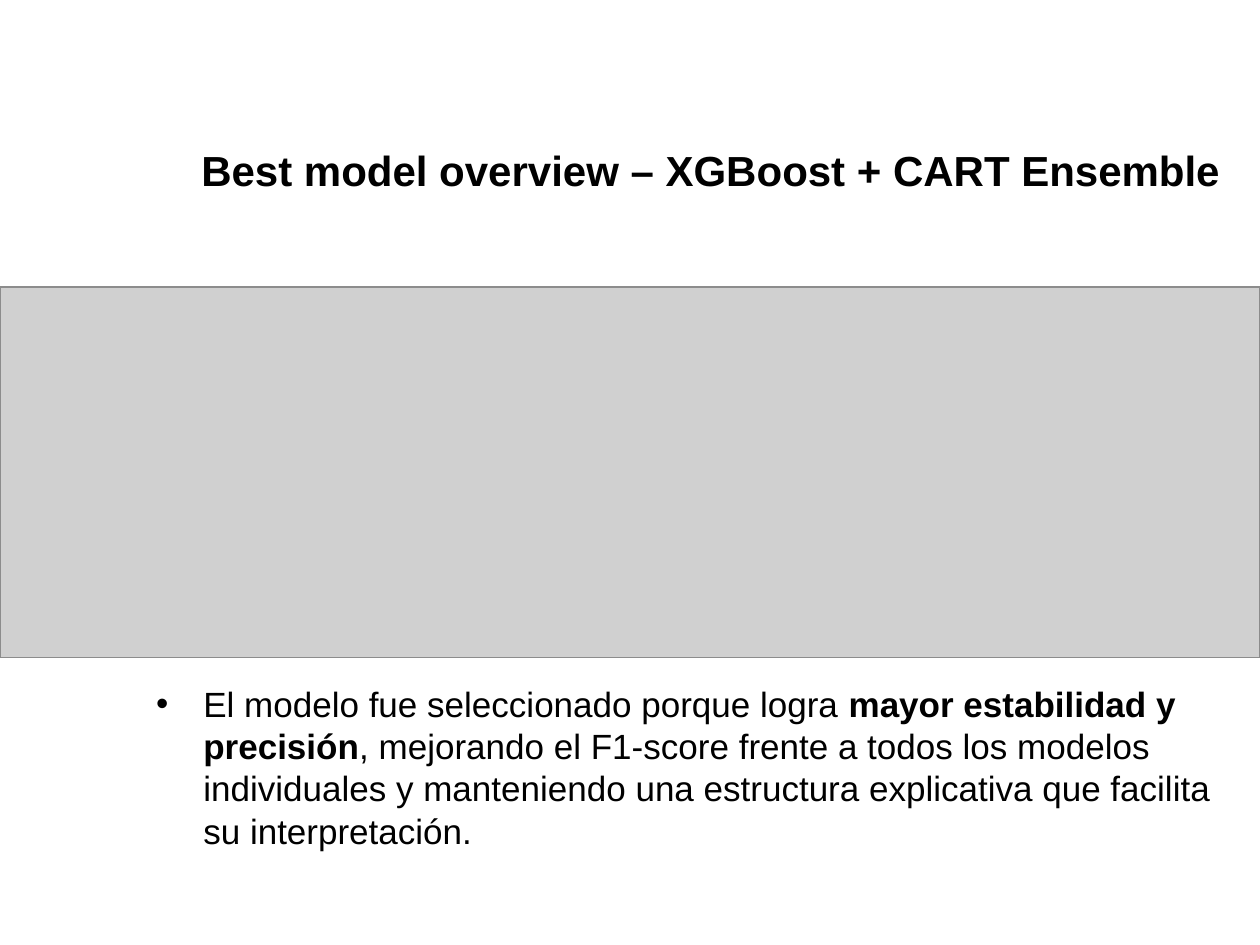
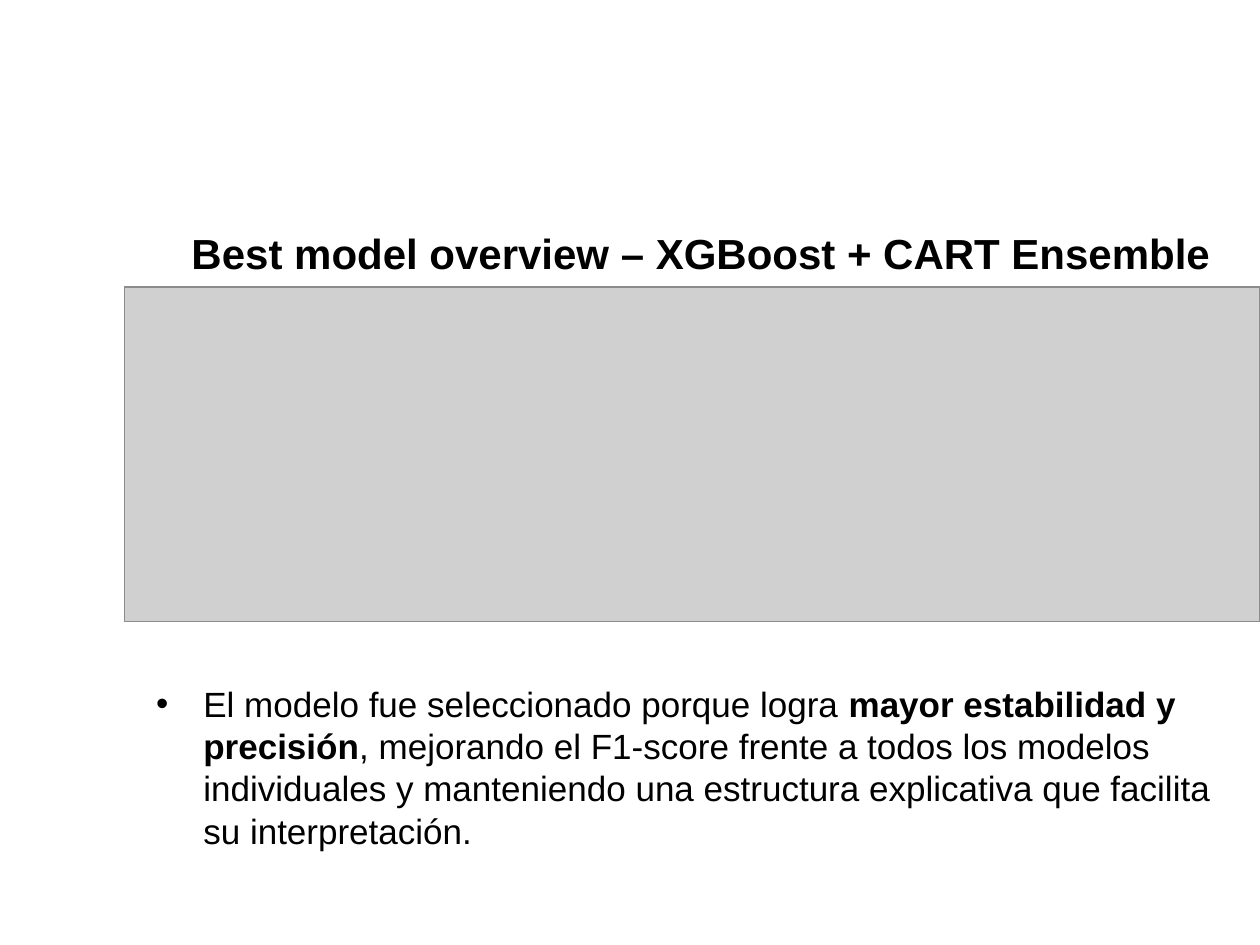
Before and after one commit to VivianCabanzo/Taller2_Predicting-Poverty, a slide deck: slide 2 of Presentaciones/othermodels_equipo_08.pptx. Drawn at 1260x945 pixels with LibreOffice and Linux fonts; fonts in the diff are those of the drawing; grey boxes stand for pictures; background and template pictures are left out. Boxes give left, top, right and bottom in pixels: in the first picture for what was removed or moved away, otherwise in the second. Text is boxed around its words. In the diff, an @@ line names an element or a change of style, - is before the commit and + after.

```diff
--- a/Presentaciones/othermodels_equipo_08.pptx
+++ b/Presentaciones/othermodels_equipo_08.pptx
@@ title "Best model overview – XGBoost ...": place and size @@
-title "Best model overview – XGBoost ..." at box(201, 155, 1219, 187)
+title "Best model overview – XGBoost ..." at box(191, 238, 1209, 270)
@@ picture: place and size @@
-picture at box(0, 287, 1260, 658)
+picture at box(125, 287, 1260, 621)
```
Also in this commit, not shown: 4 other slides changed.
